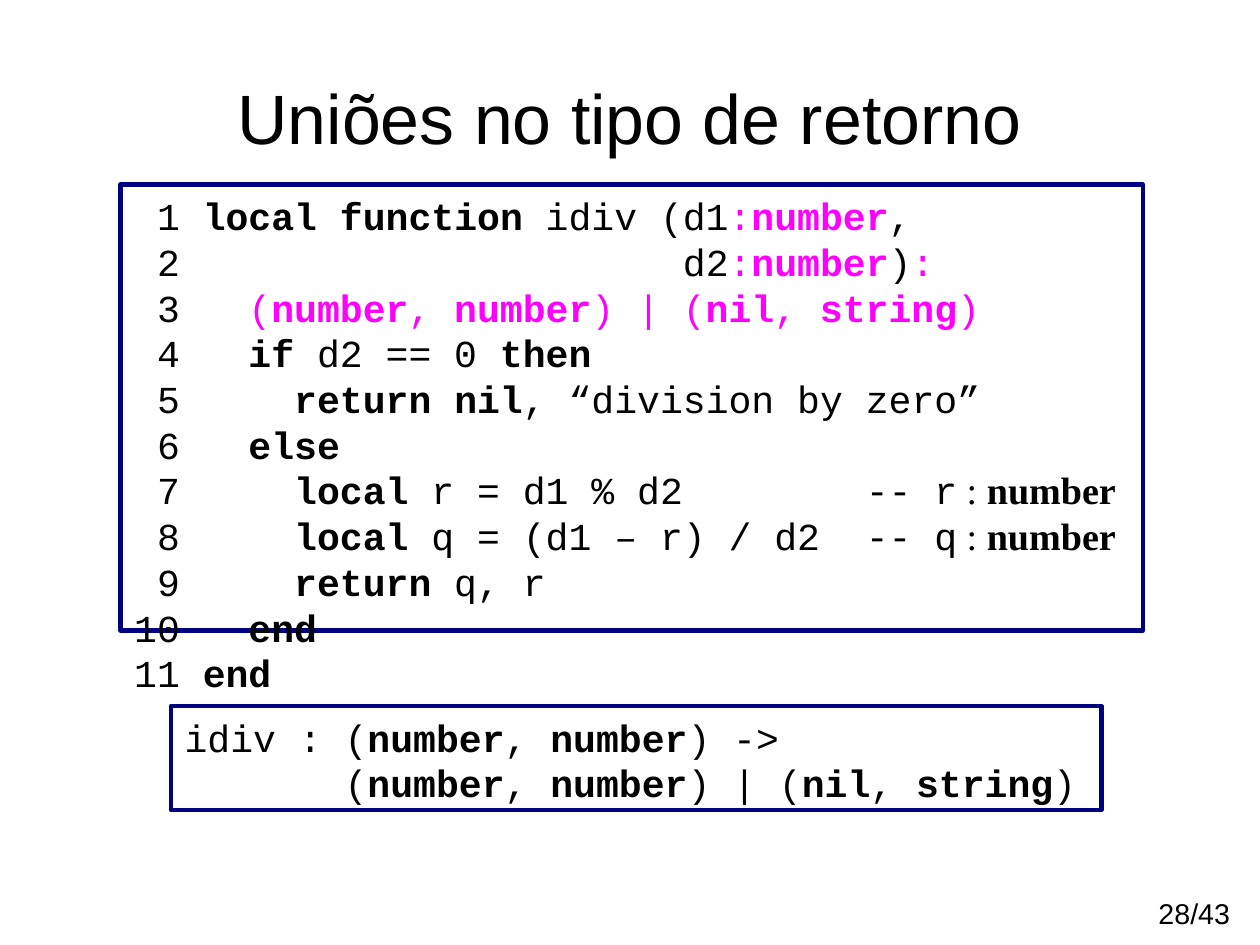
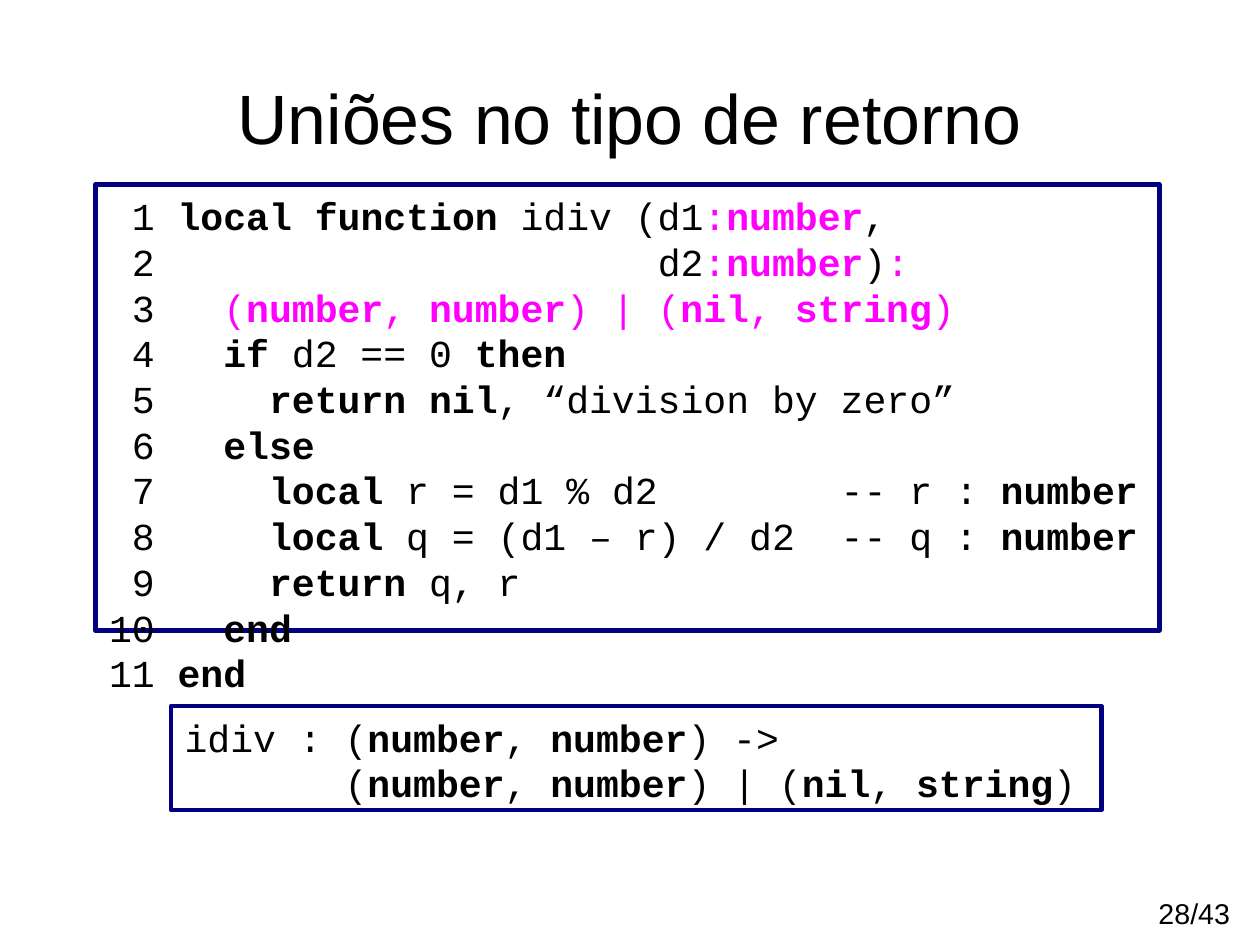
Before and after one commit to andremm/typedlua, a slide deck: slide 28 of doc/slides/sfdcwb2014.odp. Drawn at 1260x945 pixels with LibreOffice and Linux fonts; fonts in the diff are those of the drawing. Boxes give left, top, right and bottom in pixels: in the first picture for what was removed or moved away, otherwise in the second. Text is boxed around its words. In the diff, an @@ line names an element or a change of style, - is before the commit and + after.

```diff
--- a/doc/slides/sfdcwb2014.odp
+++ b/doc/slides/sfdcwb2014.odp
@@ rectangle "1 local function idiv (d1:number,": place and size @@
-rectangle "1 local function idiv (d1:number," at (121, 184, 1143, 630)
+rectangle "1 local function idiv (d1:number," at (96, 184, 1161, 630)
@@ text in rectangle at (132, 477, 1138, 558): font Times New Roman to Courier New in ": number", ": number" @@
```
Also in this commit, not shown: 4 other slides changed, 1 slide added, 1 slide removed, 1 other file.
